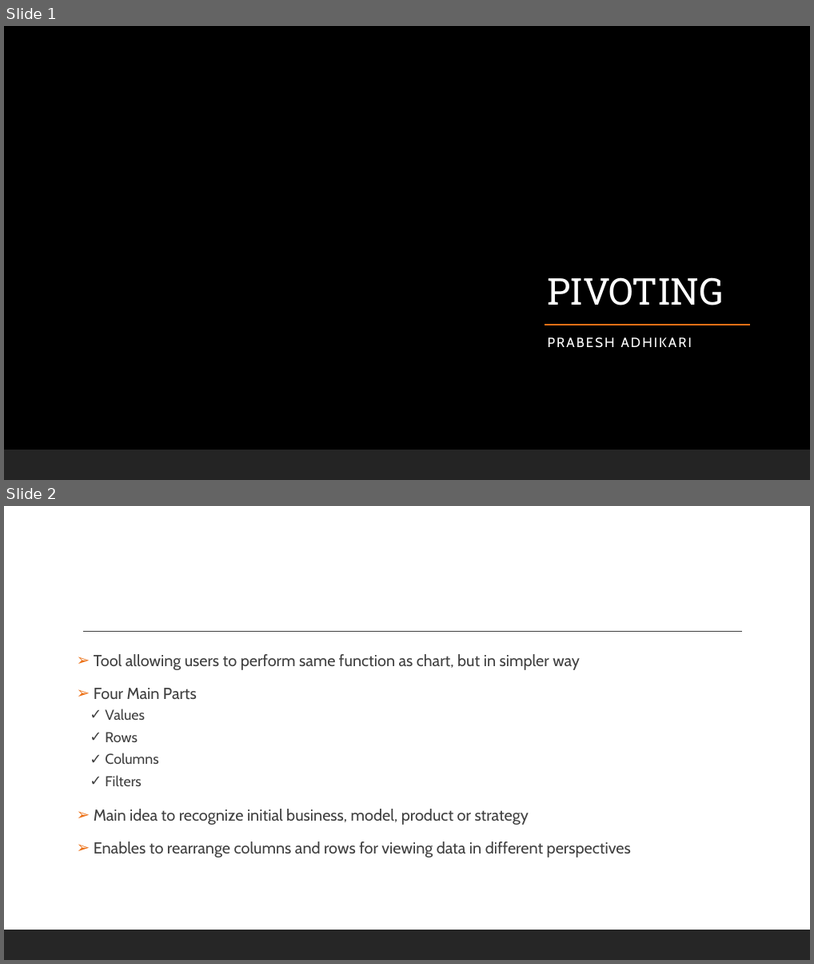
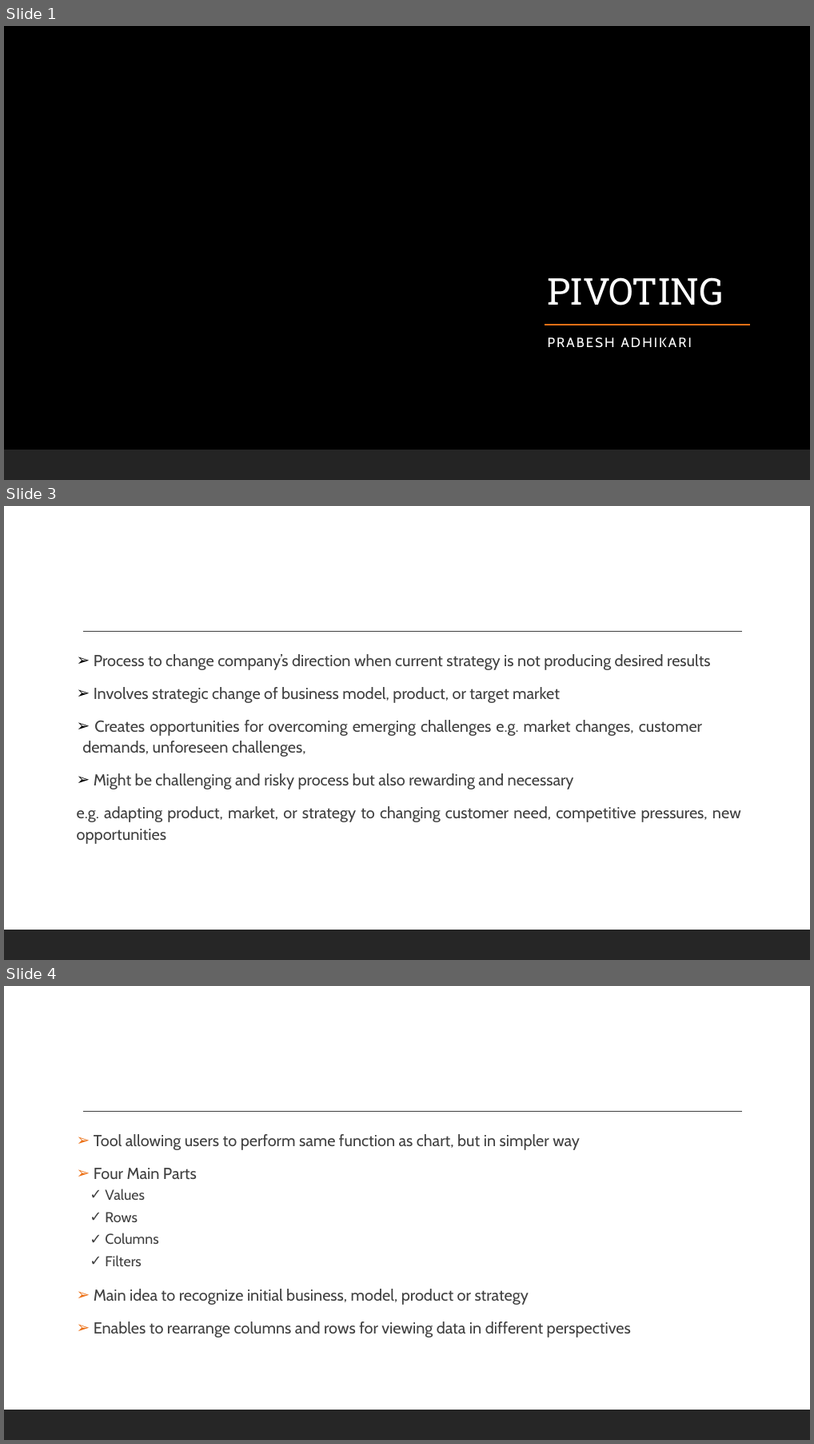
Before and after one commit to spaggiari65/present, a slide deck: PIVOTING.pptx. Shown one above the other, each under a label of ours: slides 1 and 2 before the commit, slides 1, 3 and 4 after it; the slides between them are not shown. The pictures are 814x964 and 814x1444 pixels, drawn with LibreOffice and Linux fonts; fonts in the diff are those of the drawing; background and template pictures are left out. Boxes give left, top, right and bottom in pixels: in the first picture for what was removed or moved away, otherwise in the second. Text is boxed around its words. In the diff, an @@ line names an element or a change of style, - is before the commit and + after.

```diff
--- a/PIVOTING.pptx
+++ b/PIVOTING.pptx
@@ slide 3 added at [4,506,810,960], background #FFFFFF; not listed: 2 template elements that a slide beside it also shows @@
@@ text added at [77,654,742,844], 19 pt, text #404040 @@
+➢ Process to change company’s direction when current strategy is not producing desired results
+➢ Involves strategic change of business model, product, or target market
+➢ Creates opportunities for overcoming emerging challenges e.g. market changes, customer demands, unforeseen challenges,
+➢ Might be challenging and risky process but also rewarding and necessary
+e.g. adapting product, market, or strategy to changing customer need, competitive pressures, new opportunities
@@ what was slide 2 is now slide 4 @@
```
Also in this commit, not shown: 10 other slides added, 1 other file.
